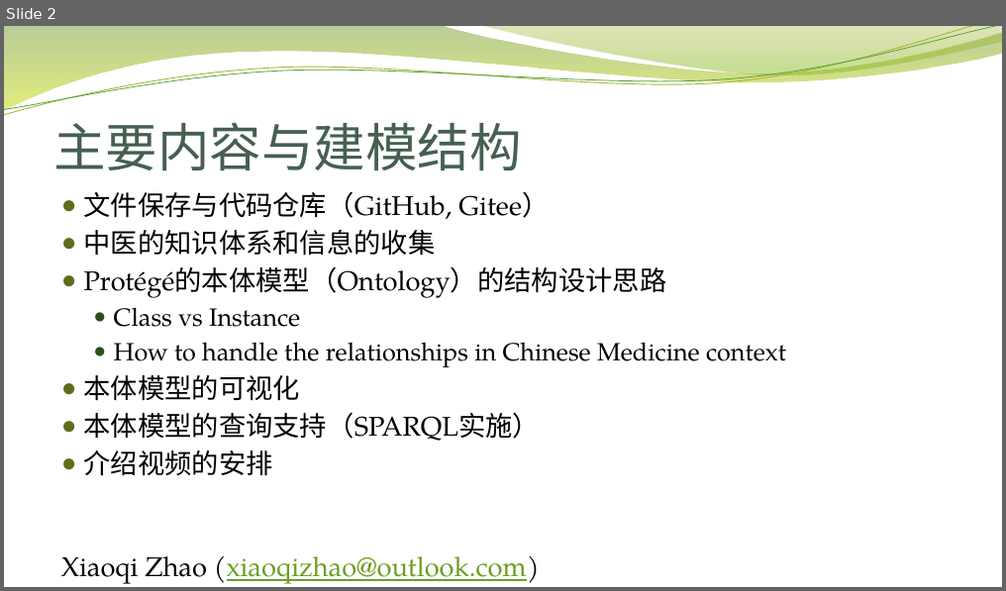
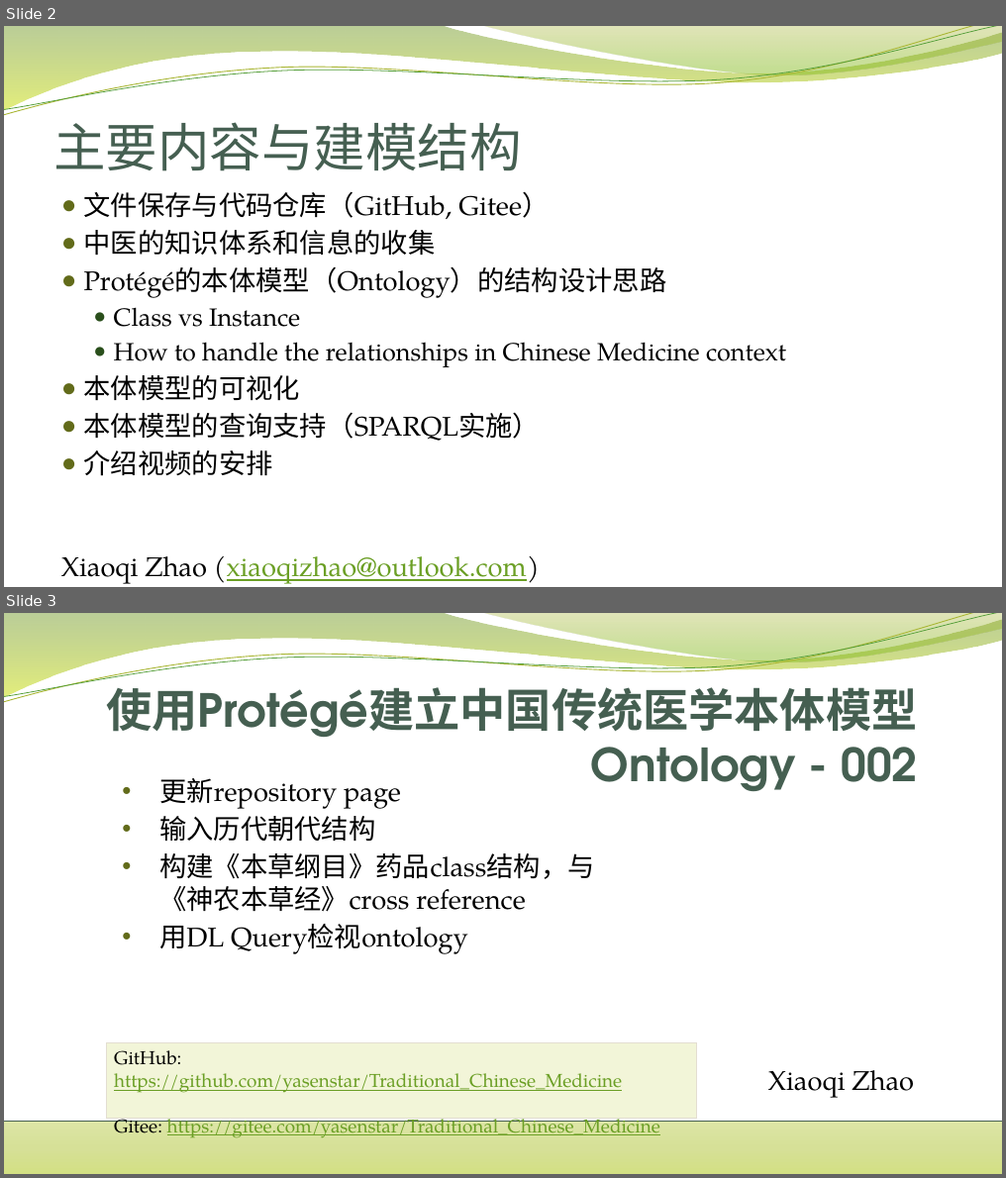
Before and after one commit to yasenstar/Chinese_Culture, a slide deck: 使用Protégé建立中国传统医学本体模型.pptx. Shown one above the other, each under a label of ours: slide 2 before the commit, slides 2 and 3 after it. The pictures are 1006x591 and 1006x1178 pixels, drawn with LibreOffice and Linux fonts; fonts in the diff are those of the drawing; background and template pictures are left out. Boxes give left, top, right and bottom in pixels: in the first picture for what was removed or moved away, otherwise in the second. Text is boxed around its words. In the diff, an @@ line names an element or a change of style, - is before the commit and + after.

```diff
--- a/使用Protégé建立中国传统医学本体模型.pptx
+++ b/使用Protégé建立中国传统医学本体模型.pptx
@@ slide 3 added at (4,613,1002,1174), background #FFFFFF; not listed: 4 template elements that a slide beside it also shows @@
@@ title added at (106,687,918,782), 44 pt, text #455F51, bold @@
+使用Protégé建立中国传统医学本体模型Ontology - 002
@@ text added at (159,778,595,955), 26 pt, text #000000 @@
+• 更新repository page
+• 输入历代朝代结构
+• 构建《本草纲目》药品class结构，与《神农本草经》cross reference
+• 用DL Query检视ontology
@@ rectangle added at (107,1044,696,1119), fill #F2F5D8, outline #E3DED1 0.75 pt, 18 pt, text #6B9F25, underline @@
+GitHub: https://github.com/yasenstar/Traditional_Chinese_Medicine
+Gitee: https://gitee.com/yasenstar/Traditional_Chinese_Medicine
@@ subtitle added at (768,1070,914,1098), 26 pt, text #000000 @@
+Xiaoqi Zhao
@@ rectangle added at (4,1122,1002,1174), fill gradient #DDE6A6 to #D7E098 to #D4E084 @@
@@ line added from (4, 1121) to (1002, 1121), #455F51 1 pt @@
```
Also in this commit, not shown: 1 other file.
